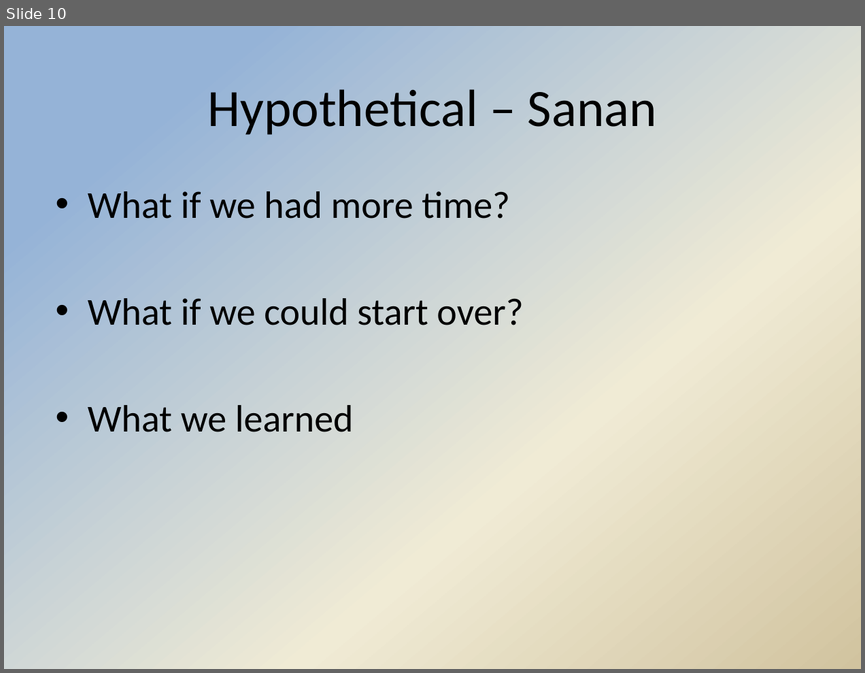
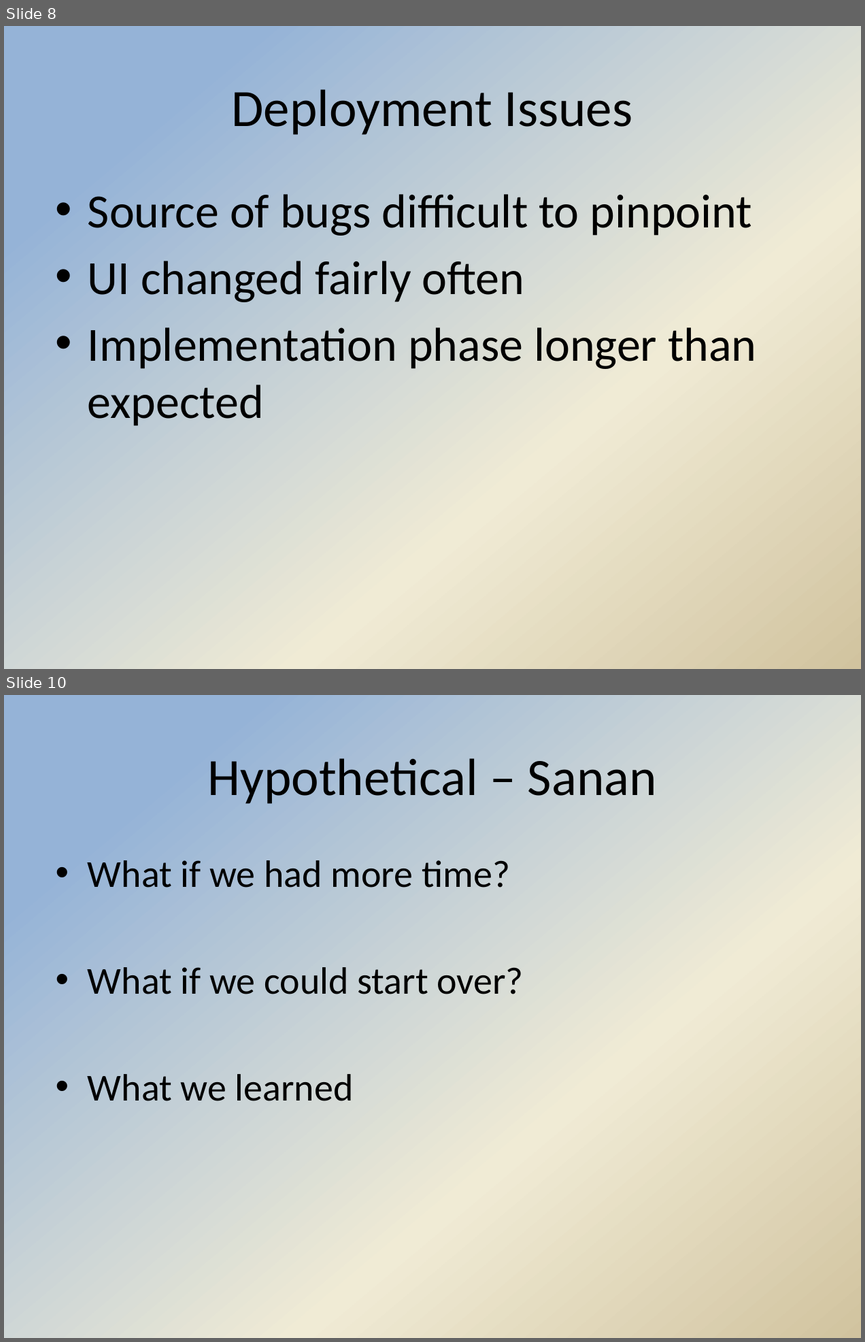
Before and after one commit to Hdtran89/ImageProcessing, a slide deck: A Team Documents/Final presentation.pptx. Shown one above the other, each under a label of ours: slide 10 before the commit, slides 8 and 10 after it; the slides between them are not shown. The pictures are 865x673 and 865x1342 pixels, drawn with LibreOffice and Linux fonts; fonts in the diff are those of the drawing; background and template pictures are left out. Boxes give left, top, right and bottom in pixels: in the first picture for what was removed or moved away, otherwise in the second. Text is boxed around its words. In the diff, an @@ line names an element or a change of style, - is before the commit and + after.

```diff
--- a/A Team Documents/Final presentation.pptx
+++ b/A Team Documents/Final presentation.pptx
@@ slide 8 added at [4,26,861,669], background gradient #95B3D7 to #F0EBD5 to #D1C39F @@
@@ title added at [232,89,632,135], 44 pt, text #000000 @@
+Deployment Issues
@@ text added at [88,194,756,426], 40 pt, text #000000 @@
+• Source of bugs difficult to pinpoint
+• UI changed fairly often
+• Implementation phase longer than expected
```
Also in this commit, not shown: 2 slides changed, 4 other slides added, 5 slides removed.
